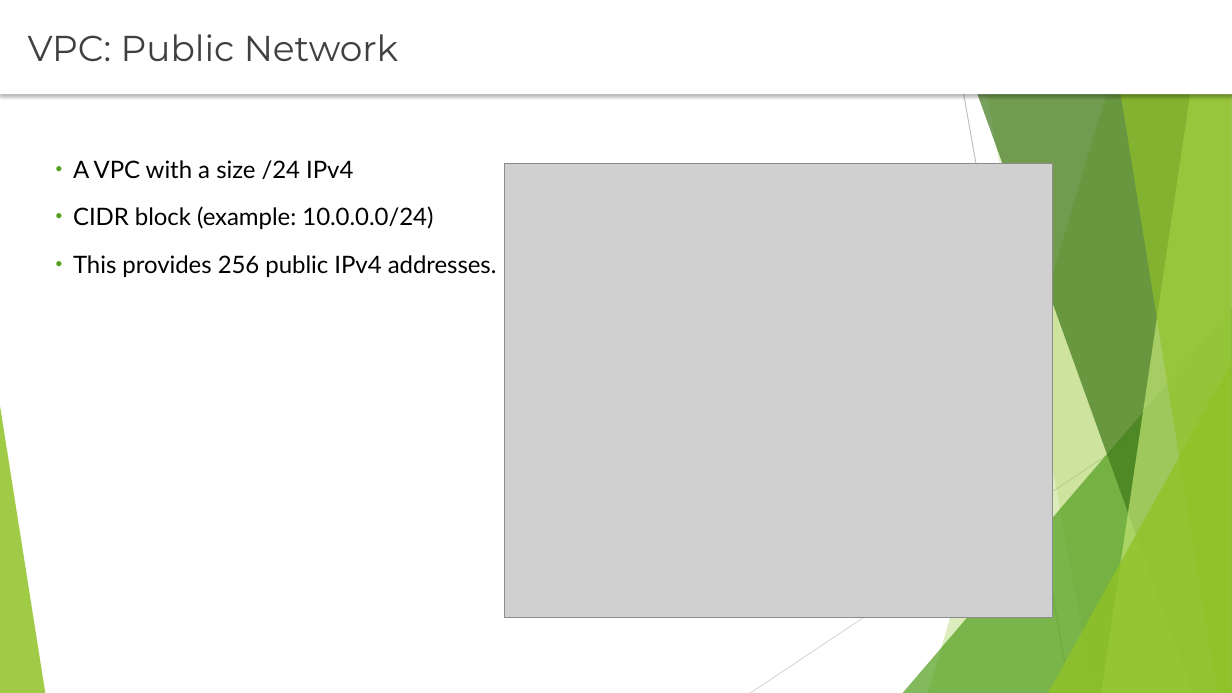
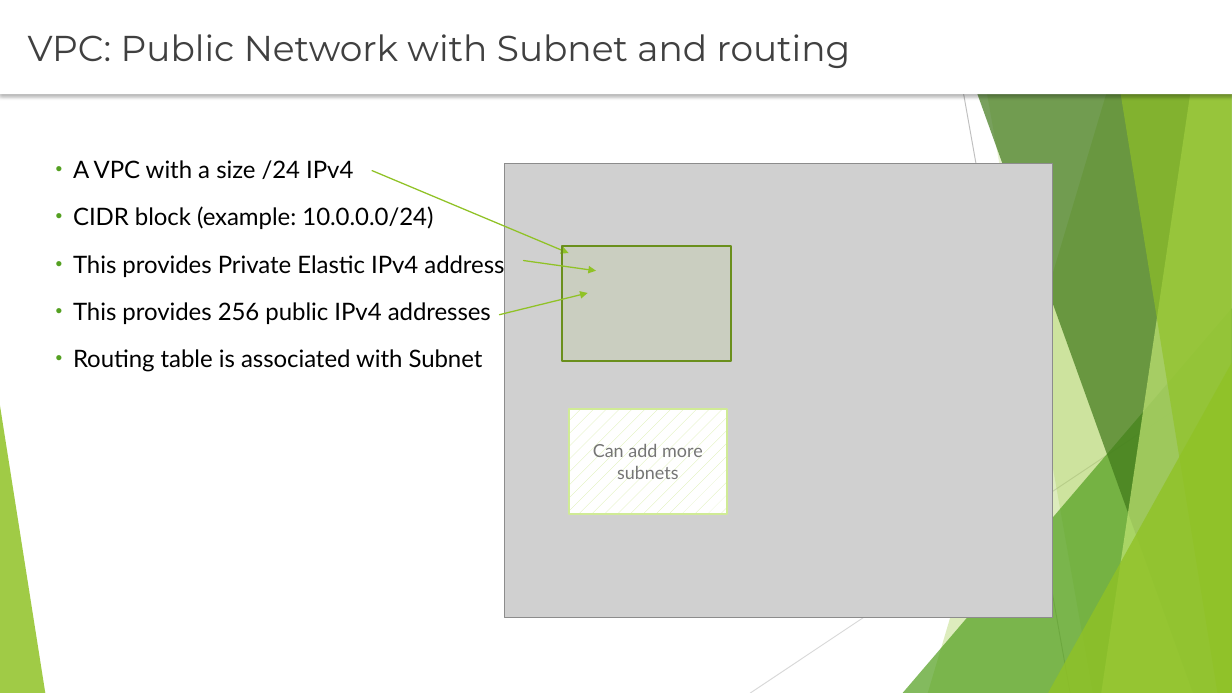
Before and after one commit to rusergei2010/AWSCourse2019, a slide deck: slide 4 of Lecture_5_VPC/vpc.pptx (slide 3 before the commit). Drawn at 1232x693 pixels with LibreOffice and Linux fonts; fonts in the diff are those of the drawing; grey boxes stand for pictures. Boxes give left, top, right and bottom in pixels: in the first picture for what was removed or moved away, otherwise in the second. Text is boxed around its words. In the diff, an @@ line names an element or a change of style, - is before the commit and + after.

Commit message:
Added VPC Lecture

```diff
--- a/Lecture_5_VPC/vpc.pptx
+++ b/Lecture_5_VPC/vpc.pptx
@@ text at (28, 34, 851, 68): text changed @@
-VPC: Public Network
+VPC: Public Network with Subnet and routing
@@ arrow added from (372, 171) to (568, 253), #90C226 1 pt @@
@@ text at (73, 255, 504, 372): text changed @@
-• This provides 256 public IPv4 addresses.
+• This provides Private Elastic IPv4 address
+• This provides 256 public IPv4 addresses
+• Routing table is associated with Subnet
@@ arrow added from (524, 261) to (596, 271), #90C226 1 pt @@
@@ rectangle added at (563, 247, 731, 361), fill #90C226 at 9% opacity, outline #6B901C 1.5 pt @@
@@ arrow added from (500, 315) to (588, 293), #90C226 1 pt @@
@@ rectangle added at (568, 409, 727, 514), fill pattern #D5EDA2 on #FFFFFF, outline #D0EB96 1.5 pt, 14 pt, text #767676 @@
+Can add more subnets
```
Also in this commit, not shown: 4 other slides changed, 4 slides added, 14 other files.
